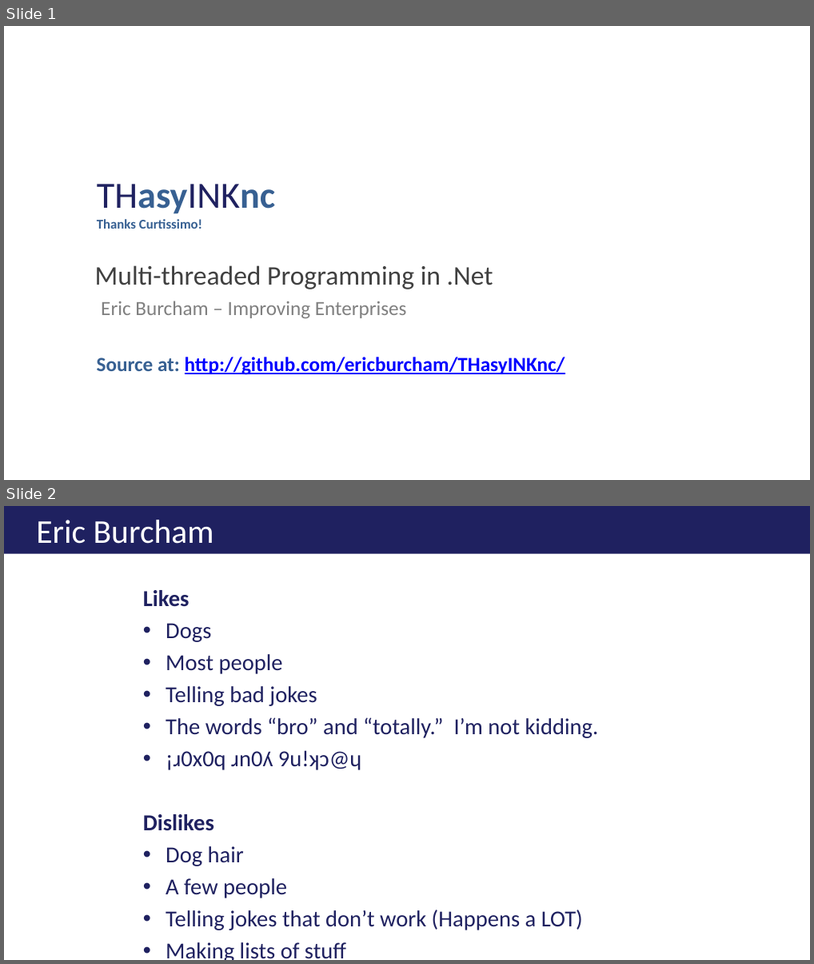
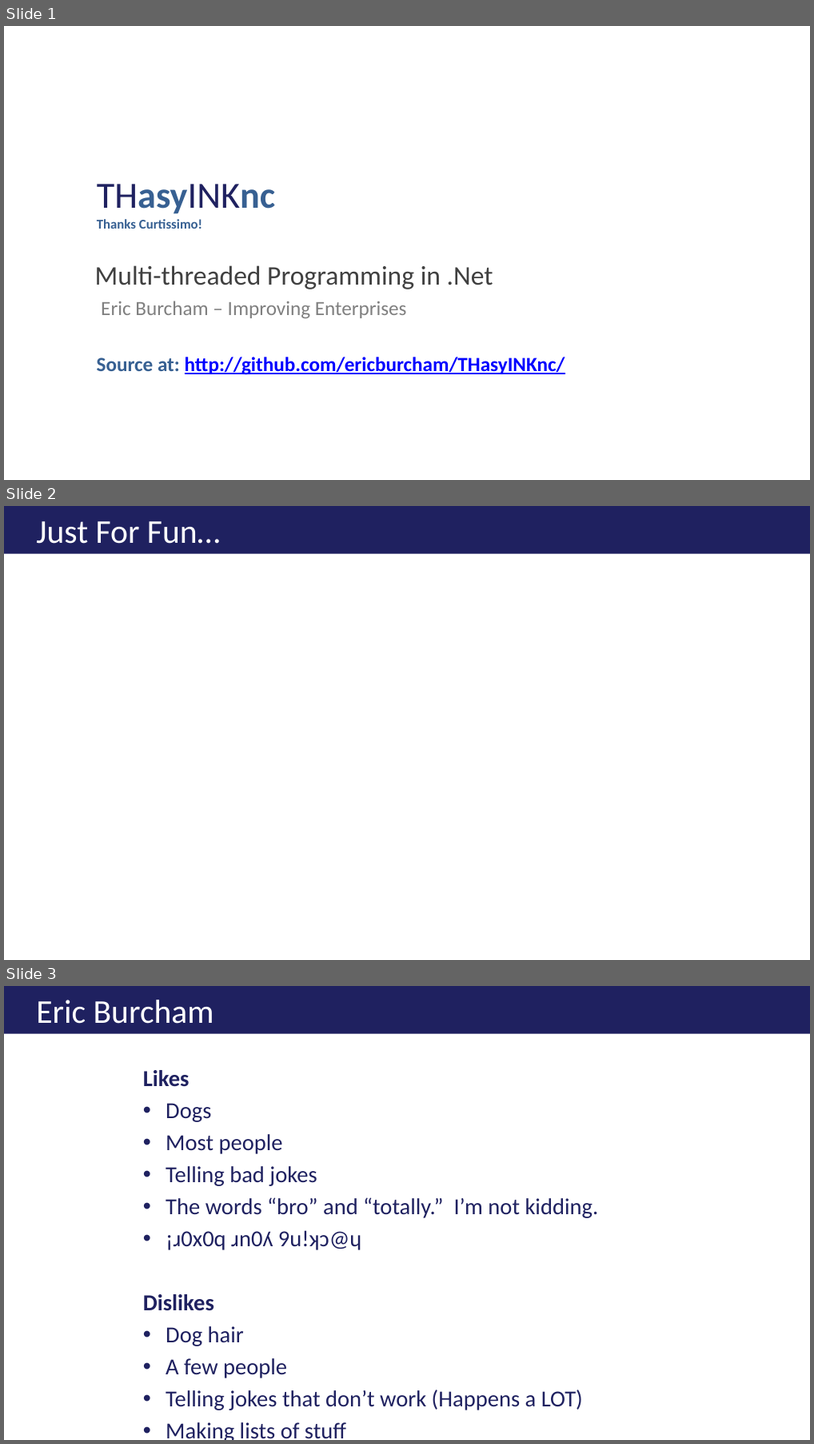
Before and after one commit to ericburcham/THasyINKnc, a slide deck: Presentation/THasINKync.pptx. Shown one above the other, each under a label of ours: slides 1 and 2 before the commit, slides 1, 2 and 3 after it. The pictures are 814x964 and 814x1444 pixels, drawn with LibreOffice and Linux fonts; fonts in the diff are those of the drawing; background and template pictures are left out. Boxes give left, top, right and bottom in pixels: in the first picture for what was removed or moved away, otherwise in the second. Text is boxed around its words. In the diff, an @@ line names an element or a change of style, - is before the commit and + after.

Commit message:
Added Just for Fun page.

```diff
--- a/Presentation/THasINKync.pptx
+++ b/Presentation/THasINKync.pptx
@@ slide 2 added at [4,506,810,960], background #FFFFFF @@
@@ title added at [4,506,810,553], fill #1F2160, 29.7 pt, text #FFFFFF @@
+Just For Fun…
@@ what was slide 2 is now slide 3 @@
```
